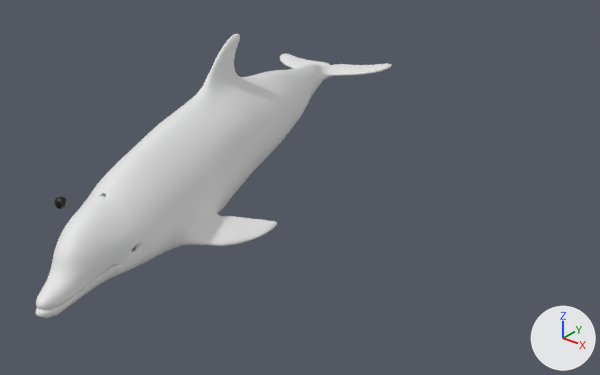
An edit to the glTF model assets/delfin/scene_LOD0.gltf, drawn before and after from the same camera.
Rendered twice from a 50 mm camera at (1.9, -2.54, 0.35) aimed at (-0.24, 0.12, -1.31). The axes (+X, +Y, +Z) are drawn at lower right. The lights are the same throughout. Where no turn or scale is listed for an object, it has been applied to the vertices. Vertices at the same position are counted once.
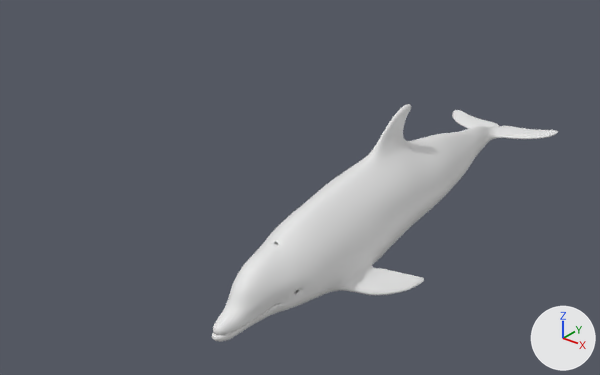
Where the newer file only moved an object's origin or applied its transform, the numbers keep the older frame.

Edits to the bpy script that builds the scene:
```text
Change me_object_0:
    where me_object_0.from_pydata(...)  # 16168 vertices, 32272 faces; spans x -0.75..0.33, y -0.72..1.77, z -0.2..0.44
    used by ob_object_7; location = (-0.258, -0.659, -1.025)
    me_object_0 part 1: the whole mesh is turned -14 degrees about the z axis through its middle, then moved by (0.41, 0.7, -0.41)
Remove ob_object_8:
    ob_object_8 = bpy.data.objects.new('Object_8', me_object_1)
    ob_object_8.location = (-0.258, -0.659, -1.025)
```

Pixel boxes [x1, y1, x2, y2] of what changed, in the pictures (600 x 375 px):
'Object_7', mesh turned
    before: [36, 34, 391, 318]
    after: [212, 104, 558, 342]
'Object_8', deleted
    before: [54, 196, 67, 209]
